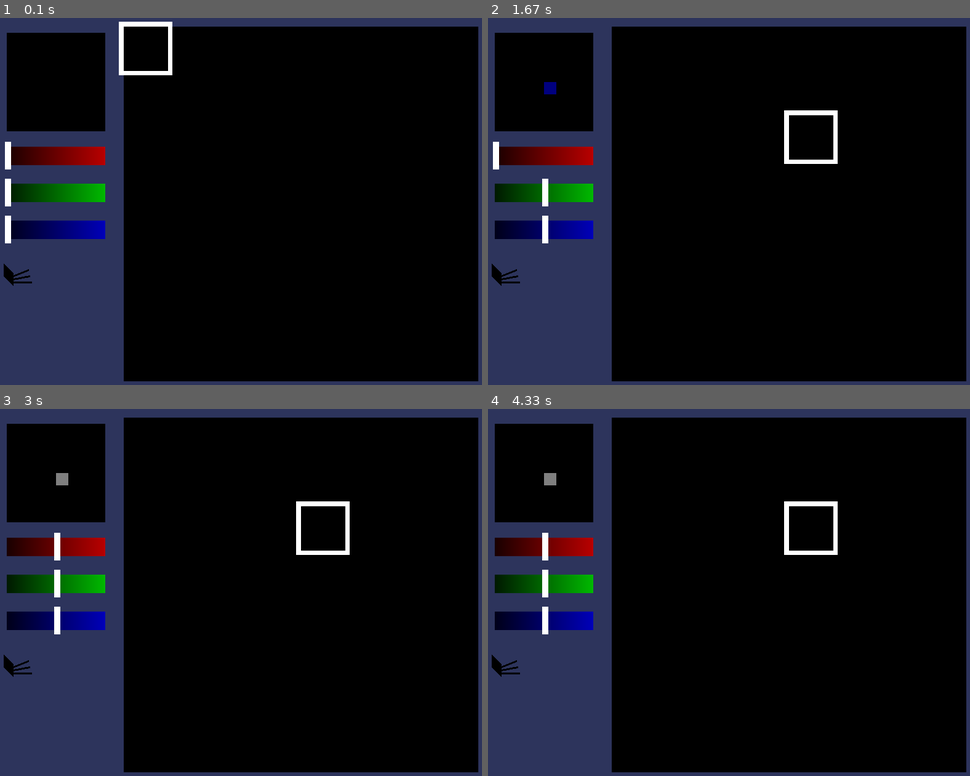
Above: before the commit, frames 1-4 (two rows, left to right).
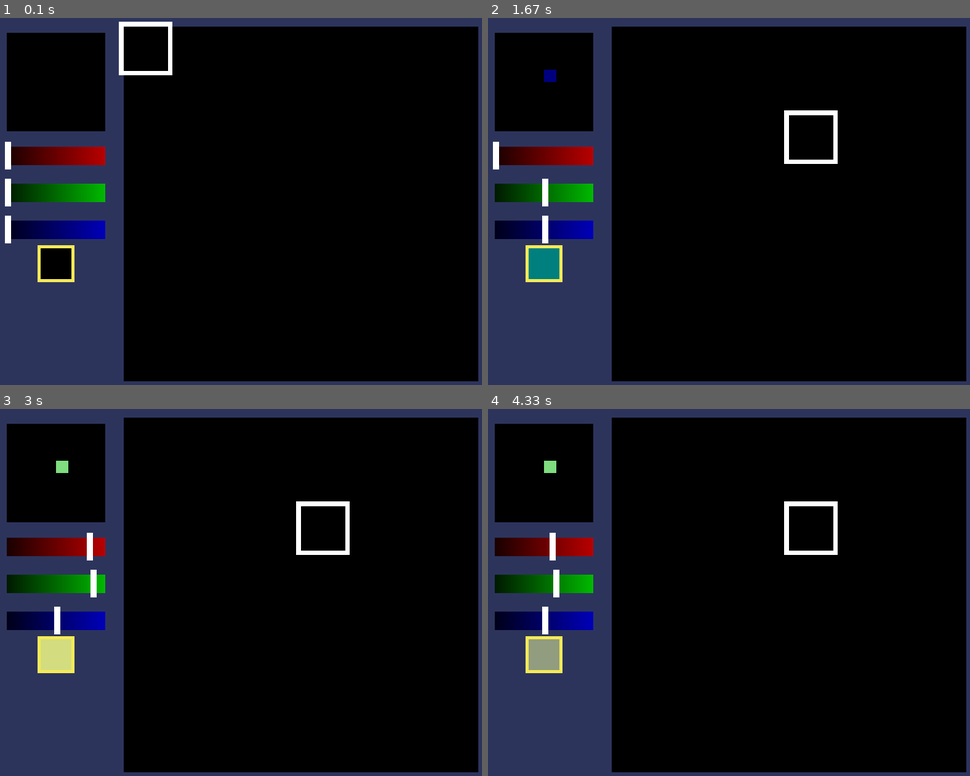
Above: after the commit, the same moments.

Repository: sharkenbear/pygame_projects
Game: pygame game, started from sprite_map_maker.py
The game is run twice, just before and just after one commit, with the same random seed, the same clock (stepped at 60 frames per second) and the same inputs.
Inputs (mouse positions are in pixels of both pictures, inside the frame that each line leads up to):
- Up to frame 1 (0.1 s): no input
- Up to frame 2 (1.67 s): click (545, 230) at 0.38 s; click (545, 84) at 0.72 s; press the mouse at (545, 194) at 1.03 s; move the mouse to (637, 131) at 1.13 s; release the mouse at (729, 69) at 1.27 s; click (796, 120) at 1.38 s
- Up to frame 3 (3 s): press the mouse at (57, 548) at 1.7 s; move the mouse to (159, 563) at 1.8 s; release the mouse at (260, 577) at 1.93 s; press the mouse at (57, 585) at 2.03 s; move the mouse to (91, 574) at 2.13 s; release the mouse at (130, 563) at 2.27 s; press the mouse at (57, 475) at 2.37 s; move the mouse to (163, 497) at 2.47 s; release the mouse at (269, 519) at 2.6 s; press the mouse at (57, 548) at 2.7 s; move the mouse to (86, 603) at 2.8 s; release the mouse at (120, 658) at 2.93 s
- Up to frame 4 (4.33 s): press the mouse at (545, 548) at 3.03 s; move the mouse to (632, 574) at 3.13 s; release the mouse at (724, 599) at 3.27 s; press the mouse at (545, 548) at 3.37 s; move the mouse to (545, 537) at 3.47 s; release the mouse at (545, 526) at 3.6 s; press the mouse at (545, 548) at 3.7 s; move the mouse to (545, 500) at 3.8 s; release the mouse at (550, 456) at 3.93 s; press the mouse at (545, 585) at 4.03 s; move the mouse to (550, 647) at 4.13 s; release the mouse at (555, 713) at 4.27 s

The runs differ from the first frame. In frame 1, 0.9% of the frame differs, in the area x 0-16%, y 61-73%; in frame 2, 1.1%; in frame 3, 1.5%, in the area x 0-21%, y 14-73%; in frame 4, 1.5%.

Commit message:
update to map maker

Diff:
--- a/sprite_map_maker.py
+++ b/sprite_map_maker.py
@@ -27,7 +27,6 @@
             draw_rect(screen, row*grid_length+deepness, col * grid_length + steepness, grid[row][col], grid_length, grid_length)
 
 def get_grid_rects(grid, grid_length, deepness):
-    ic(grid_length)
     for row in range(0, 8):
         for column in range(0, 8):
             grid[row][column] = pygame.Rect((row * grid_length + deepness, column * grid_length + 15, grid_length, grid_length))
@@ -63,15 +62,16 @@
 
     return slider_pos_red, slider_pos_green, slider_pos_blue, current_colour
 
-def draw_brushes(screen):
-    # ((top left), (top right), (bottom right), (bottom left))
-    draw_polygon(screen, (0, 0, 0), ((20, 400), (35, 415), (35, 435), (20, 420)))
-    # draw_polygon(screen, (0, 0, 0), ((35, 427.5), (60, 447.5), (35, 427.5)))
-    draw_line(screen, 35, 420, 60, 410, (0, 0, 0), 3)
-    draw_line(screen, 35, 425, 62, 420, (0, 0, 0), 3)
-    draw_line(screen, 35, 430, 65, 430, (0, 0, 0), 3)
-    # draw_line(screen, 35, 420, 62, 410, (0, 0, 0), 3)
-    # draw_line(screen, 35, 420, 60, 410, (0, 0, 0), 3)
+def draw_brushes(screen, screen_width, brush_png, bucket_png, tool_selected):
+    # draws the brush and the fill bucket
+    if tool_selected == "brush":
+        None
+        # draw_rect()
+    elif tool_selected == "bucket":
+        None
+        # draw_rect()
+    screen.blit(brush_png, (screen_width / 2 - 225, 0))
+    screen.blit(bucket_png, (screen_width / 2 - 225, 0))
 
 def draw_line(screen, startx, starty, endx, endy, colour = (0, 0, 0), width = 1):
     pygame.draw.line(screen, colour, (startx, starty), (endx, endy), width)
@@ -120,25 +120,29 @@
         RECT_grid_full[0][0] = True
         rect_grid = get_grid_rects(RECT_grid_full, RECT_full_grid_length * 9, 215)
 
+        # which colour is currently selected to be changed
         NO_COLOUR = 0
         RED_COLOUR = 1
         GREEN_COLOUR = 2
         BLUE_COLOUR = 3
         colour_change = NO_COLOUR
 
+        # width of the tiles in the side grid
         side_grid_length = 8
 
         colour_side_grid = [[(0, 0, 0)] * side_grid_length for _ in range(0, side_grid_length)]
 
-        rect_side_grid = [[(0)] * side_grid_length for _ in range(0, side_grid_length)]
-        rect_side_grid = get_grid_rects(rect_side_grid, side_grid_length * 2.5, 25)
+        # defines the brush variables & pngs
+        tool_selected = "brush"
+        brush_png = None
+        bucket_png = None
 
     running = True
     while running:
 
+        mouse_pos = None
+
         key = pygame.key.get_pressed()
-
-        colour_change = NO_COLOUR
 
         for event in pygame.event.get():
 
@@ -146,11 +150,12 @@
             if key[pygame.K_ESCAPE] or event.type == pygame.QUIT:
                 running = False
 
+            mouse_pos = pygame.mouse.get_pos()
             if event.type == pygame.MOUSEBUTTONDOWN:
-                mouse_pos = pygame.mouse.get_pos()
 
                 # if the mouse position is in range of the larger grid then it checks where in it,
                 # sets that place to selected, and sets all other places to unselected
+                ic(mouse_pos)
                 if (mouse_pos[0] >= 215 and mouse_pos[0] <= 790) and (mouse_pos[1] >= 20 and mouse_pos[1] <= 590):
                     for row in range(0, 8):
                         for column in range(0, 8):
@@ -163,37 +168,45 @@
                 elif (mouse_pos[0] >= 25 and mouse_pos[0] <= 185) and (mouse_pos[1] >= 28 and mouse_pos[1] <= 184):
                     for row in range(0, 8):
                         for column in range(0, 8):
-                            if pygame.mouse.get_pressed()[0] and rect_side_grid[row][column].collidepoint(mouse_pos):
-                                colour_side_grid[row][column] = current_colour
+                            collider_row = int((mouse_pos[0] - 25) / 20)
+                            collider_col = int((mouse_pos[1] - 28) / 20)
+
+                            colour_side_grid[collider_row][collider_col] = current_colour
 
                 # displays the colour bars
                 # red
                 elif (mouse_pos[0] >= 25 and mouse_pos[0] <= 185) and (mouse_pos[1] >= 210 and mouse_pos[1] <= 240):
                     colour_change = RED_COLOUR
-                    ic(mouse_pos, "red")
                 # green
                 elif (mouse_pos[0] >= 25 and mouse_pos[0] <= 185) and (mouse_pos[1] >= 270 and mouse_pos[1] <= 300):
                     colour_change = GREEN_COLOUR
-                    ic(mouse_pos, "green")
                 # blue
                 elif (mouse_pos[0] >= 25 and mouse_pos[0] <= 185) and (mouse_pos[1] >= 330 and mouse_pos[1] <= 360):
                     colour_change = BLUE_COLOUR
-                    ic(mouse_pos, "blue")
-
-        # screen.fill((0, 9, 141))
+
+            if event.type == pygame.MOUSEBUTTONUP or mouse_pos[0] <= 25 or mouse_pos[0] >= 185:
+                colour_change = NO_COLOUR
+
         screen.fill((45, 52, 92))
 
                                     # --display from here onward!--
 
-        mouse_pos = pygame.mouse.get_pos()
-
+        if mouse_pos == None:
+            mouse_pos = pygame.mouse.get_pos()
+
+        # draws the currently selected colour in a box below the side grid
+        draw_rect(screen, 75, 370, (244, 234, 87), 60, 60)
+        draw_rect(screen, 80, 375, current_colour, 50, 50)
+
+        # draws the colour bars
         slider_red_pos, slider_green_pos, slider_blue_pos, current_colour = draw_colour_bar(slider_red_pos, slider_green_pos, slider_blue_pos, current_colour, mouse_pos, colour_change, screen)
 
+        # draws the main grid
         true_rectxy_tuple = display_full_grid(grid_full, full_grid_length * 9, 215, screen, 15)
 
+        # draws the grid on the side of the screen
         display_side_grid(colour_side_grid, side_grid_length * 2.5, 25, screen, 25)
-
-        draw_brushes(screen)
+        # draw_brushes(screen, screen_width, brush_png, bucket_png, tool_selected)
 
         pygame.display.update()
 
